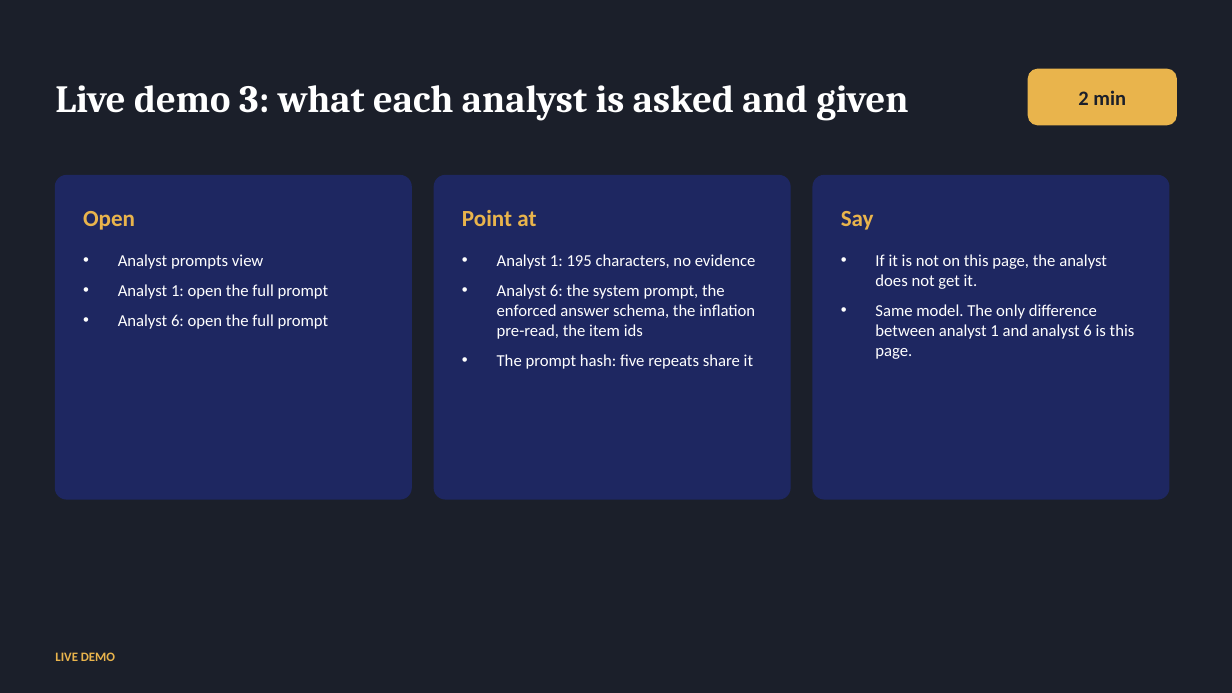
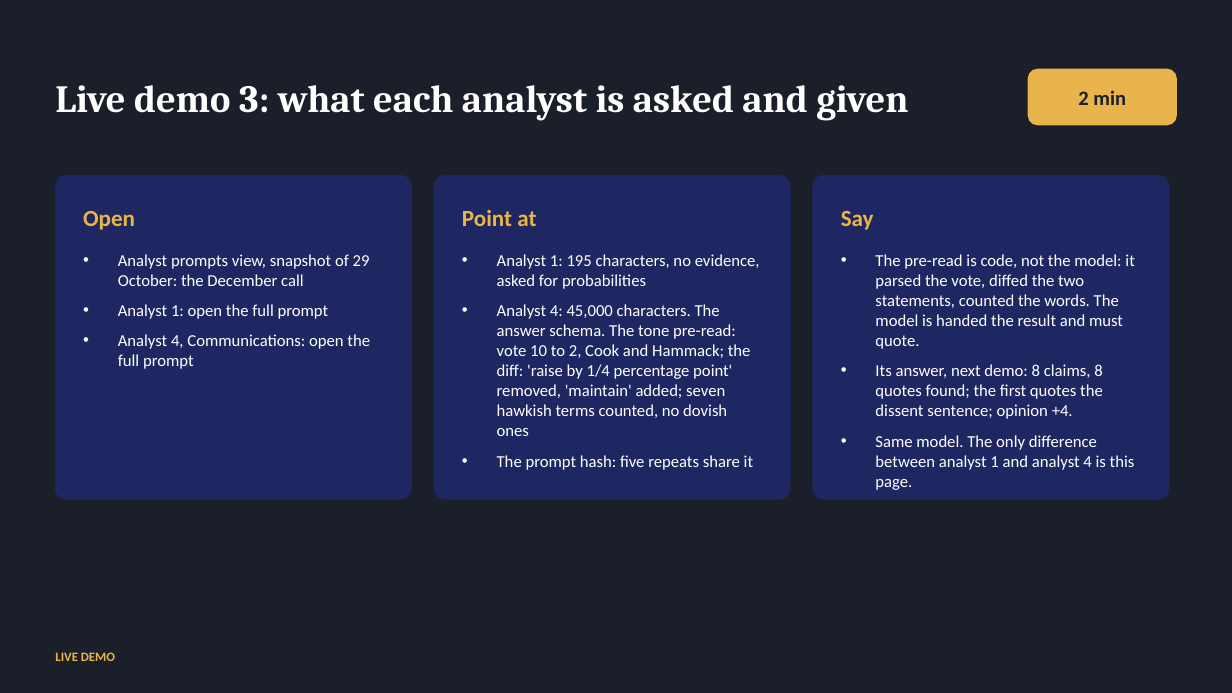
Before and after one commit to kmt112/fed-forecast, a slide deck: slide 13 of docs/FedCast_Fullerton.pptx. Drawn at 1232x693 pixels with LibreOffice and Linux fonts; fonts in the diff are those of the drawing. Boxes give left, top, right and bottom in pixels: in the first picture for what was removed or moved away, otherwise in the second. Text is boxed around its words. In the diff, an @@ line names an element or a change of style, - is before the commit and + after.

```diff
--- a/docs/FedCast_Fullerton.pptx
+++ b/docs/FedCast_Fullerton.pptx
@@ text at (118, 254, 370, 286): text changed @@
-• Analyst prompts view
+• Analyst prompts view, snapshot of 29 October: the December call
@@ text at (497, 254, 760, 436): text changed @@
-• Analyst 1: 195 characters, no evidence
-• Analyst 6: the system prompt, the enforced answer schema, the inflation pre-read, the item ids
+• Analyst 1: 195 characters, no evidence, asked for probabilities
+• Analyst 4: 45,000 characters. The answer schema. The tone pre-read: vote 10 to 2, Cook and Hammack; the diff: 'raise by 1/4 percentage point' removed, 'maintain' added; seven hawkish terms counted, no dovish ones
@@ text at (875, 254, 1135, 490): text changed @@
-• If it is not on this page, the analyst does not get it.
-• Same model. The only difference between analyst 1 and analyst 6 is this page.
+• The pre-read is code, not the model: it parsed the vote, diffed the two statements, counted the words. The model is handed the result and must quote.
+• Its answer, next demo: 8 claims, 8 quotes found; the first quotes the dissent sentence; opinion +4.
+• Same model. The only difference between analyst 1 and analyst 4 is this page.
@@ text at (118, 334, 370, 369): text changed @@
-• Analyst 6: open the full prompt
+• Analyst 4, Communications: open the full prompt
```
Also in this commit, not shown: 1 other slide changed, 1 slide added, 1 slide removed, 2 other files.
